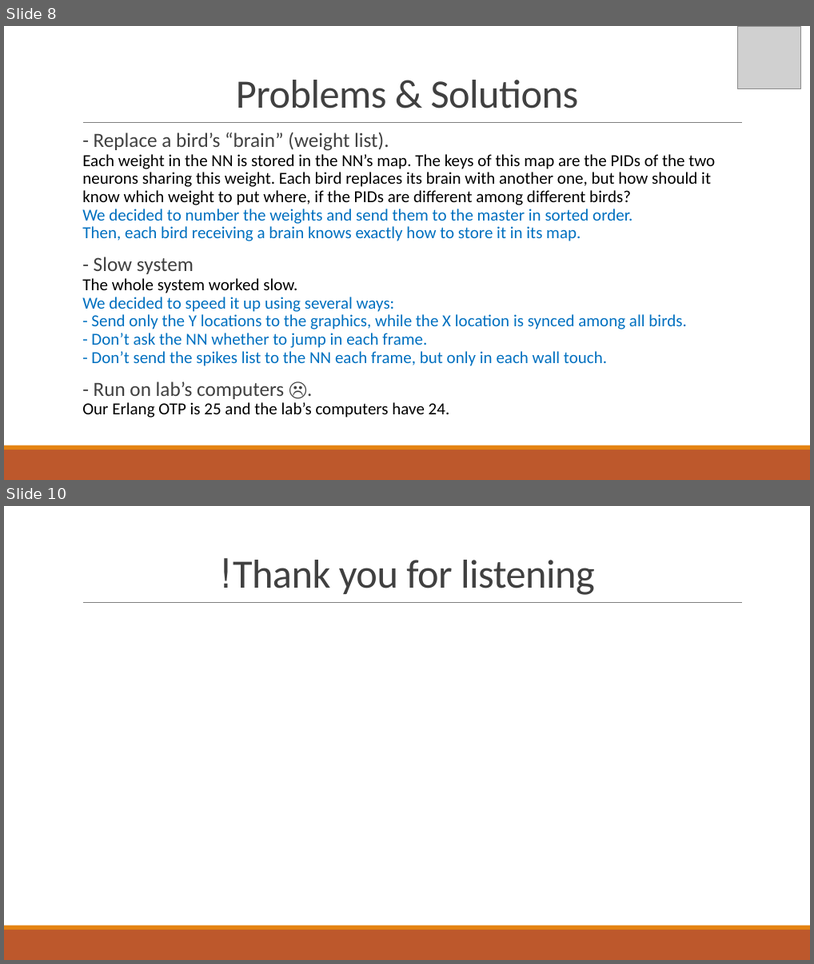
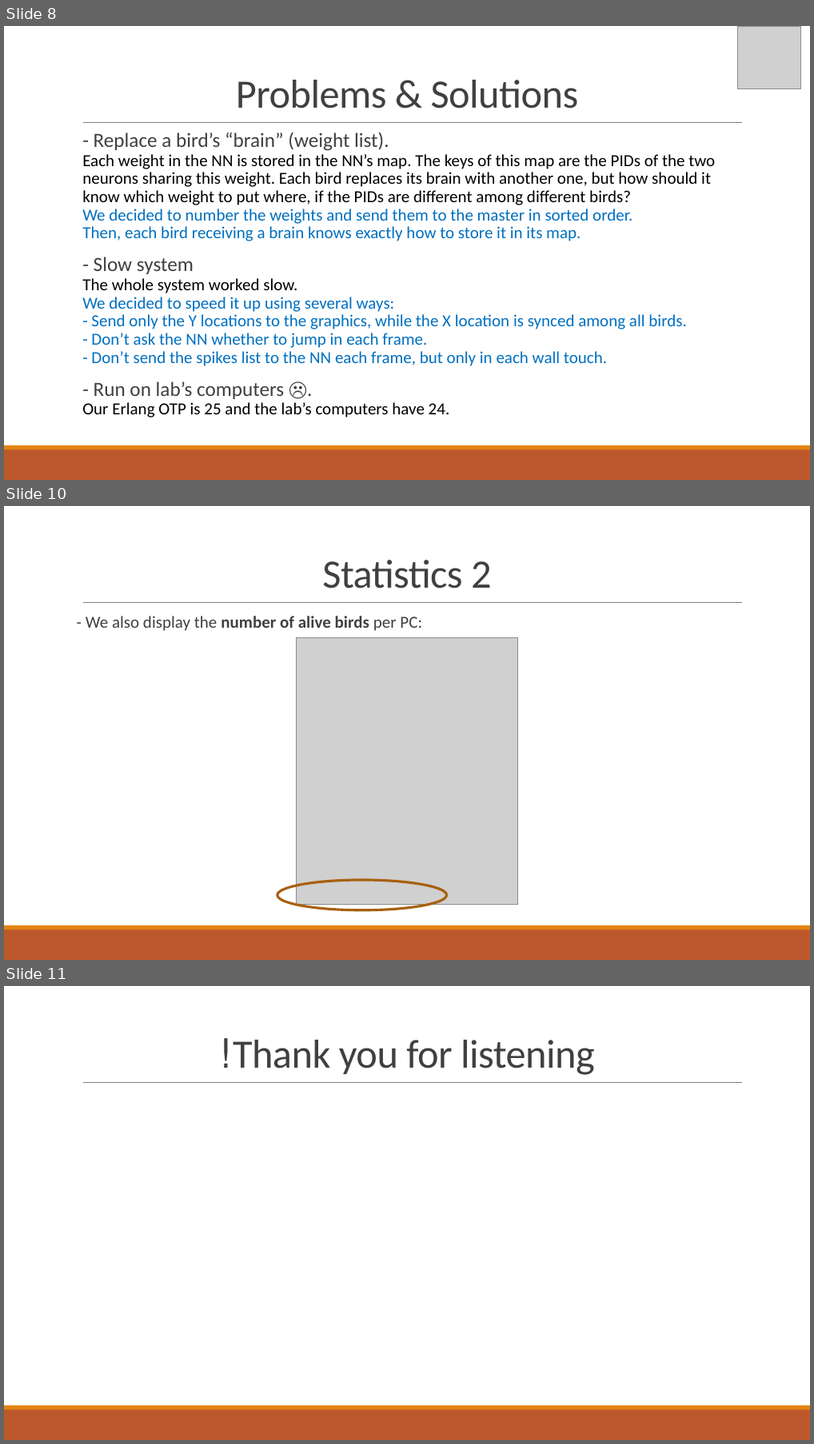
Before and after one commit to Tamir-Co/NeuroEvolutional-Dont-Touch-The-Spikes-with-Erlang, a slide deck: Reports/Final Project Presentation.pptx. Shown one above the other, each under a label of ours: slides 8 and 10 before the commit, slides 8, 10 and 11 after it; the slides between them are not shown. The pictures are 814x964 and 814x1444 pixels, drawn with LibreOffice and Linux fonts; fonts in the diff are those of the drawing; grey boxes stand for pictures. Boxes give left, top, right and bottom in pixels: in the first picture for what was removed or moved away, otherwise in the second. Text is boxed around its words. In the diff, an @@ line names an element or a change of style, - is before the commit and + after.

```diff
--- a/Reports/Final Project Presentation.pptx
+++ b/Reports/Final Project Presentation.pptx
@@ slide 10 added at (4, 506, 810, 960), background #FFFFFF; not listed: 3 template elements that a slide beside it also shows @@
@@ title added at (322, 560, 491, 588), 48 pt, text #404040 @@
+Statistics 2
@@ text added at (86, 616, 422, 631), 20 pt, text #404040 @@
+- We also display the number of alive birds per PC:
@@ picture added at (297, 638, 518, 904) @@
@@ ellipse added at (278, 880, 447, 910), outline #A9610D 3 pt @@
@@ what was slide 10 is now slide 11 @@
```
Also in this commit, not shown: 1 slide changed.
